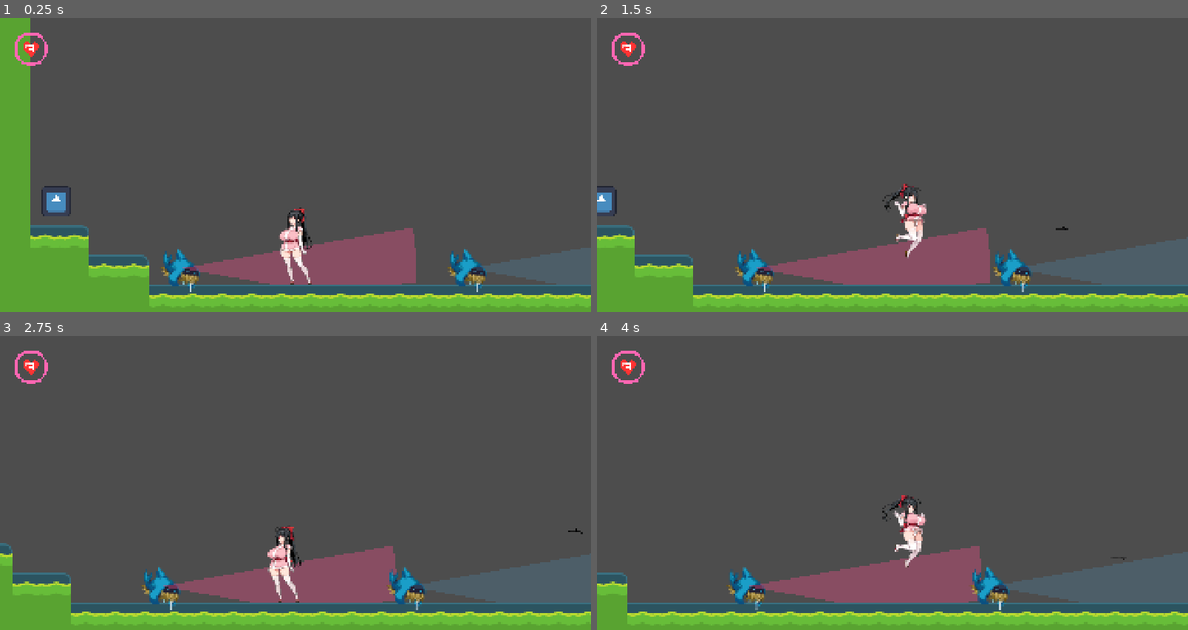
Above: before the commit, frames 1-4 (two rows, left to right).
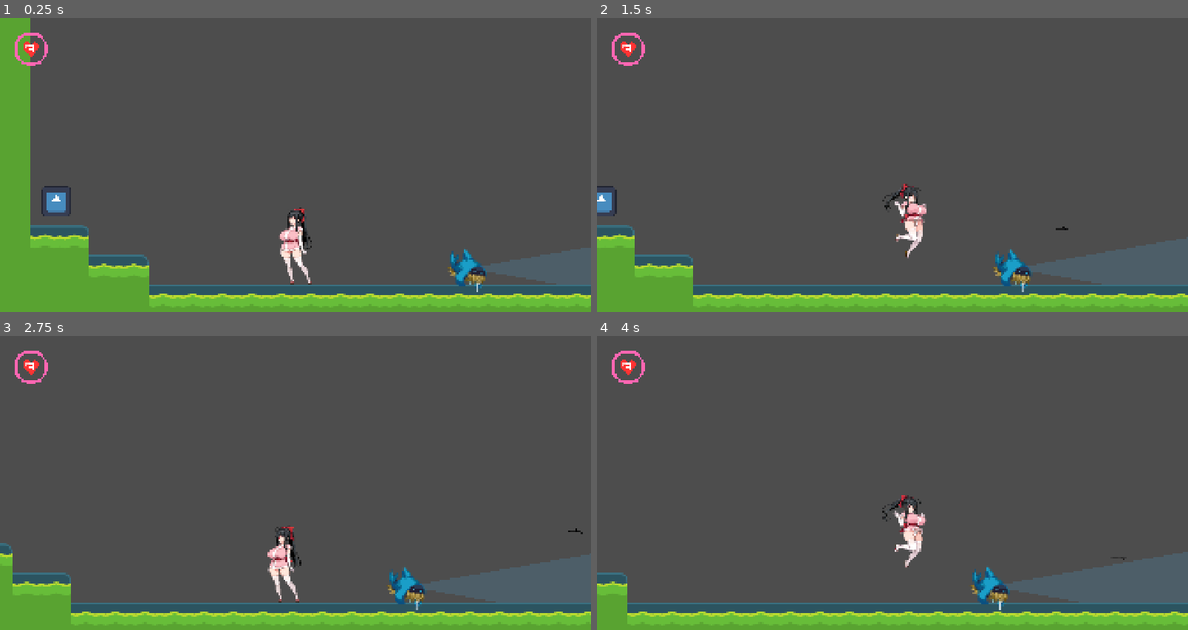
Above: after the commit, the same moments.

Repository: tea-X09A/Suzuran
Game: Godot game, scene res://scenes/levels/level0.tscn
Same seed, same stepped clock (60 frames per second), same inputs: the game is played once before the commit and once after it. The engine's default icon, where the game draws it, is replaced by a stand-in: a white triangle on a blue panel in a dark square.
Inputs:
- Up to frame 1 (0.25 s): no input
- Up to frame 2 (1.5 s): hold Space (jump) 0.53-1.28 s; hold D (right) from 0.53 s (still down); tap C (shooting) at 0.6 s; tap Space (jump) at 1.35 s
- Up to frame 3 (2.75 s): tap Space (jump) at 1.52, 1.82 s; tap C (shooting) at 1.55 s; release D (right) at 2.03 s; hold A (left) from 2.03 s (still down); hold Space (jump) from 2.03 s (still down); tap F (fight) at 2.1 s
- Up to frame 4 (4 s): release A (left) at 2.78 s; release Space (jump) at 2.78 s; hold D (right) from 2.78 s (still down); tap C (shooting) at 2.85 s; tap Space (jump) at 3.02, 3.32, 3.77, 3.8 s; hold S (squat) from 3.53 s (still down)

The runs differ from the first frame. In frame 1, 4.8% of the frame differs, in the area x 27-71%, y 71-94%; in frame 2, 5.0%, in the area x 23-67%, y 71-94%; in frame 3, 4.7%; in frame 4, 4.9%.

Commit message:
Improve capture state handling and refine player collision shapes
- Fix capture transition during knockback/down states to work properly
- Refine capture animation selection based on player position (ground/air)
- Convert player hurtbox shapes from Rectangle to Capsule for better accuracy
- Clear down state flags when entering capture state
- Rename reserved variable 'char' to 'character' in damage_number.gd
- Remove debug print statements

🤖 Generated with [Claude Code](https://claude.com/claude-code)

Co-Authored-By: Claude <noreply@anthropic.com>

Diff:
--- a/scenes/levels/level0.tscn
+++ b/scenes/levels/level0.tscn
@@ -312,6 +312,7 @@
 position = Vector2(-499, -73)
 
 [node name="Enemy" parent="." instance=ExtResource("5_ry65h")]
+visible = false
 position = Vector2(-256, 80)
 
 [node name="Enemy2" parent="." instance=ExtResource("5_ry65h")]
--- a/scenes/player/player.tscn
+++ b/scenes/player/player.tscn
@@ -14,7 +14,7 @@
 [ext_resource type="Texture2D" uid="uid://cwpjlvwe42hjt" path="res://assets/images/player/enemy_01/down/名称未設定のアートワーク (18).png" id="12_gx1jg"]
 
 [sub_resource type="CapsuleShape2D" id="CapsuleShape2D_fm80t"]
-radius = 34.0
+radius = 33.0
 height = 168.0
 
 [sub_resource type="Animation" id="Animation_gx1jg"]
@@ -1130,29 +1130,45 @@
 transitions = ["Start", "IDLE", SubResource("AnimationNodeStateMachineTransition_007i1"), "IDLE", "WALK", SubResource(" …(6389 unchanged characters)…
 graph_offset = Vector2(87.1404, 69.2574)
 
-[sub_resource type="RectangleShape2D" id="RectangleShape2D_walk_hurtbox"]
-size = Vector2(80, 180)
-
-[sub_resource type="RectangleShape2D" id="RectangleShape2D_lgqa7"]
-size = Vector2(80, 82)
-
-[sub_resource type="RectangleShape2D" id="RectangleShape2D_jump_hurtbox"]
-size = Vector2(63, 173)
-
-[sub_resource type="RectangleShape2D" id="RectangleShape2D_run_hurtbox"]
-size = Vector2(80, 180)
-
-[sub_resource type="RectangleShape2D" id="RectangleShape2D_hitbox"]
-size = Vector2(80, 129)
-
-[sub_resource type="RectangleShape2D" id="RectangleShape2D_shooting_hurtbox"]
-size = Vector2(80, 179)
-
-[sub_resource type="RectangleShape2D" id="RectangleShape2D_0owmy"]
-size = Vector2(84, 151)
-
-[sub_resource type="RectangleShape2D" id="RectangleShape2D_down_hurtbox"]
-size = Vector2(157, 63)
+[sub_resource type="CapsuleShape2D" id="CapsuleShape2D_gx1jg"]
+radius = 34.0
+height = 168.0
+
+[sub_resource type="CapsuleShape2D" id="CapsuleShape2D_ugbui"]
+radius = 33.0
+height = 70.0
+
+[sub_resource type="CapsuleShape2D" id="CapsuleShape2D_fcs02"]
+radius = 33.5
+height = 169.0
+
+[sub_resource type="CapsuleShape2D" id="CapsuleShape2D_myrg7"]
+radius = 33.5
+height = 169.0
+
+[sub_resource type="CapsuleShape2D" id="CapsuleShape2D_kvlxm"]
+radius = 33.0
+height = 168.0
+
+[sub_resource type="CapsuleShape2D" id="CapsuleShape2D_uf5tr"]
+radius = 37.0
+height = 127.0
+
+[sub_resource type="CapsuleShape2D" id="CapsuleShape2D_lgqa7"]
+radius = 33.0
+height = 167.0
+
+[sub_resource type="CapsuleShape2D" id="CapsuleShape2D_8ydkj"]
+radius = 40.0
+height = 141.0
+
+[sub_resource type="CapsuleShape2D" id="CapsuleShape2D_3j4b4"]
+radius = 32.0
+height = 152.0
+
+[sub_resource type="CapsuleShape2D" id="CapsuleShape2D_yj68g"]
+radius = 33.0
+height = 168.0
 
 [sub_resource type="RectangleShape2D" id="RectangleShape2D_fm80t"]
 size = Vector2(60, 30)
@@ -1184,8 +1200,8 @@
 
 [node name="IdleHurtboxCollision" type="CollisionShape2D" parent="IdleHurtbox"]
 visible = false
-position = Vector2(-1, 12)
-shape = SubResource("RectangleShape2D_walk_hurtbox")
+position = Vector2(-1, 13)
+shape = SubResource("CapsuleShape2D_gx1jg")
 disabled = true
 
 [node name="SquatHurtbox" type="Area2D" parent="."]
@@ -1194,7 +1210,7 @@
 [node name="SquatHurtboxCollision" type="CollisionShape2D" parent="SquatHurtbox"]
 visible = false
 position = Vector2(-1, 61)
-shape = SubResource("RectangleShape2D_lgqa7")
+shape = SubResource("CapsuleShape2D_ugbui")
 disabled = true
 
 [node name="JumpHurtbox" type="Area2D" parent="."]
@@ -1203,7 +1219,16 @@
 [node name="JumpHurtboxCollision" type="CollisionShape2D" parent="JumpHurtbox"]
 visible = false
 position = Vector2(-9.5, 3.5)
-shape = SubResource("RectangleShape2D_jump_hurtbox")
+shape = SubResource("CapsuleShape2D_fcs02")
+disabled = true
+
+[node name="FallHurtbox" type="Area2D" parent="."]
+collision_layer = 4
+
+[node name="FallHurtboxCollision" type="CollisionShape2D" parent="FallHurtbox"]
+visible = false
+position = Vector2(-9.5, 3.5)
+shape = SubResource("CapsuleShape2D_myrg7")
 disabled = true
 
 [node name="RunHurtbox" type="Area2D" parent="."]
@@ -1212,7 +1237,7 @@
 [node name="RunHurtboxCollision" type="CollisionShape2D" parent="RunHurtbox"]
 visible = false
 position = Vector2(-1, 12)
-shape = SubResource("RectangleShape2D_run_hurtbox")
+shape = SubResource("CapsuleShape2D_kvlxm")
 disabled = true
 
 [node name="FightingHurtbox" type="Area2D" parent="."]
@@ -1222,7 +1247,7 @@
 [node name="FightingHurtboxCollision" type="CollisionShape2D" parent="FightingHurtbox"]
 visible = false
 position = Vector2(19, 24.5)
-shape = SubResource("RectangleShape2D_hitbox")
+shape = SubResource("CapsuleShape2D_uf5tr")
 disabled = true
 
 [node name="ShootingHurtbox" type="Area2D" parent="."]
@@ -1231,7 +1256,7 @@
 [node name="ShootingHurtboxCollision" type="CollisionShape2D" parent="ShootingHurtbox"]
 visible = false
 position = Vector2(-1, 12.5)
-shape = SubResource("RectangleShape2D_shooting_hurtbox")
+shape = SubResource("CapsuleShape2D_lgqa7")
 disabled = true
 
 [node name="KnockBackHurtbox" type="Area2D" parent="."]
@@ -1240,7 +1265,7 @@
 [node name="KnockBackHurtboxCollision" type="CollisionShape2D" parent="KnockBackHurtbox"]
 visible = false
 position = Vector2(-8, 9.5)
-shape = SubResource("RectangleShape2D_0owmy")
+shape = SubResource("CapsuleShape2D_8ydkj")
 disabled = true
 
 [node name="DownHurtbox" type="Area2D" parent="."]
@@ -1249,16 +1274,8 @@
 [node name="DownHurtboxCollision" type="CollisionShape2D" parent="DownHurtbox"]
 visible = false
 position = Vector2(12, 64)
-shape = SubResource("RectangleShape2D_down_hurtbox")
-disabled = true
-
-[node name="FallHurtbox" type="Area2D" parent="."]
-collision_layer = 4
-
-[node name="FallHurtboxCollision" type="CollisionShape2D" parent="FallHurtbox"]
-visible = false
-position = Vector2(-9.5, 3.5)
-shape = SubResource("RectangleShape2D_jump_hurtbox")
+rotation = -1.57079
+shape = SubResource("CapsuleShape2D_3j4b4")
 disabled = true
 
 [node name="WalkHurtbox" type="Area2D" parent="."]
@@ -1267,7 +1284,7 @@
 [node name="WalkHurtboxCollision" type="CollisionShape2D" parent="WalkHurtbox"]
 visible = false
 position = Vector2(-1, 12)
-shape = SubResource("RectangleShape2D_walk_hurtbox")
+shape = SubResource("CapsuleShape2D_yj68g")
 disabled = true
 
 [node name="FightingHitbox" type="Area2D" parent="."]
--- a/scripts/enemies/base_enemy.gd
+++ b/scripts/enemies/base_enemy.gd
@@ -373,8 +373,17 @@
 			if state_machine:
 				player_state_name = state_machine.get_current_node()
 
-	# プレイヤーがDOWNまたはKNOCKBACK状態かどうかで使用するアニメーションを決定
-	var capture_animation: String = get_capture_animation_down() if player_state_name in ["DOWN", "KNOCKBACK"] else get_capture_animation_normal()
+	# プレイヤーがDOWNまたはKNOCKBACK状態の場合、接触時の位置で判定
+	var capture_animation: String
+	if player_state_name in ["DOWN", "KNOCKBACK"]:
+		# 着地している場合はdownアニメーション、空中の場合はidleアニメーション
+		if body.is_on_floor():
+			capture_animation = get_capture_animation_down()
+		else:
+			capture_animation = get_capture_animation_normal()
+	else:
+		capture_animation = get_capture_animation_normal()
+
 	# プレイヤーに使用するアニメーションを設定
 	body.capture_animation_name = capture_animation
 
--- a/scripts/player/player.gd
+++ b/scripts/player/player.gd
@@ -265,6 +265,13 @@
 	if is_invincible():
 		return false
 
+	var down_state: DownState = state_instances.get("DOWN") as DownState
+
+	# knockback/down状態中の場合は無条件でCAPTURE状態へ
+	if down_state and (down_state.is_in_knockback_state() or down_state.is_in_knockback_landing_state()):
+		velocity = Vector2.ZERO
+		return false  # CAPTUREは敵側で処理する
+
 	# シールドが残っている場合
 	if shield_count > 0:
 		# シールドを1減らす
@@ -277,19 +284,16 @@
 		show_damage_number(-1)
 
 		# knockback処理（トラップのknockbackと同じ処理）
-		var down_state: DownState = state_instances.get("DOWN") as DownState
 		if down_state:
 			# knockbackエフェクトを適用（force=500.0はトラップと同じ）
 			down_state.handle_damage(0, "knockback", enemy_direction, 500.0)
 
-		print("シールド減少: 残り", shield_count)
 		return true
 
 	# シールドが0の場合はCAPTURE状態へ
 	else:
 		# 速度を完全に停止
 		velocity = Vector2.ZERO
-		print("シールド0: CAPTURE状態へ移行")
 		return false  # CAPTUREは敵側で処理する
 
 ## ダメージ表記を表示
--- a/scripts/player/states/capture_state.gd
+++ b/scripts/player/states/capture_state.gd
@@ -10,6 +10,15 @@
 
 ## CAPTURE状態開始時の初期化
 func initialize_state() -> void:
+	# down_stateをクリア（knockback/down判定を解除）
+	var down_state: DownState = player.state_instances.get("DOWN") as DownState
+	if down_state:
+		down_state.is_down = false
+		down_state.is_in_down_state = false
+		down_state.knockback_timer = 0.0
+		down_state.down_timer = 0.0
+		down_state.effect_type = ""
+
 	# プレイヤーを地面に着地させる
 	_land_on_ground()
 
--- a/scripts/player/states/down_state.gd
+++ b/scripts/player/states/down_state.gd
@@ -81,7 +81,6 @@
 	is_down = true
 	current_animation_type = animation_type
 	effect_type = animation_type
-	was_in_air = false
 
 	down_duration_timer = get_parameter("damage_duration")
 	knockback_timer = get_parameter("knockback_duration")
--- a/scripts/player/states/knockback_state.gd
+++ b/scripts/player/states/knockback_state.gd
@@ -1,5 +1,11 @@
 class_name KnockbackState
 extends BaseState
+
+## ノックバック状態初期化
+func initialize_state() -> void:
+	var down_state: DownState = player.state_instances.get("DOWN") as DownState
+	if down_state:
+		down_state.was_in_air = false
 
 ## 入力処理
 func handle_input(_delta: float) -> void:
--- a/scripts/ui/damage_number.gd
+++ b/scripts/ui/damage_number.gd
@@ -165,13 +165,13 @@
 
 	# 各文字を描画
 	for i in range(value_str.length()):
-		var char: String = value_str[i]
+		var character: String = value_str[i]
 		var pattern: Array
 
-		if char == "-":
+		if character == "-":
 			pattern = MINUS_PATTERN
 		else:
-			var digit: int = int(char)
+			var digit: int = int(character)
 			pattern = DIGIT_PATTERNS[digit]
 
 		# パターンを描画
Not shown: 1 places in scenes/player/player.tscn that only renumber resources
